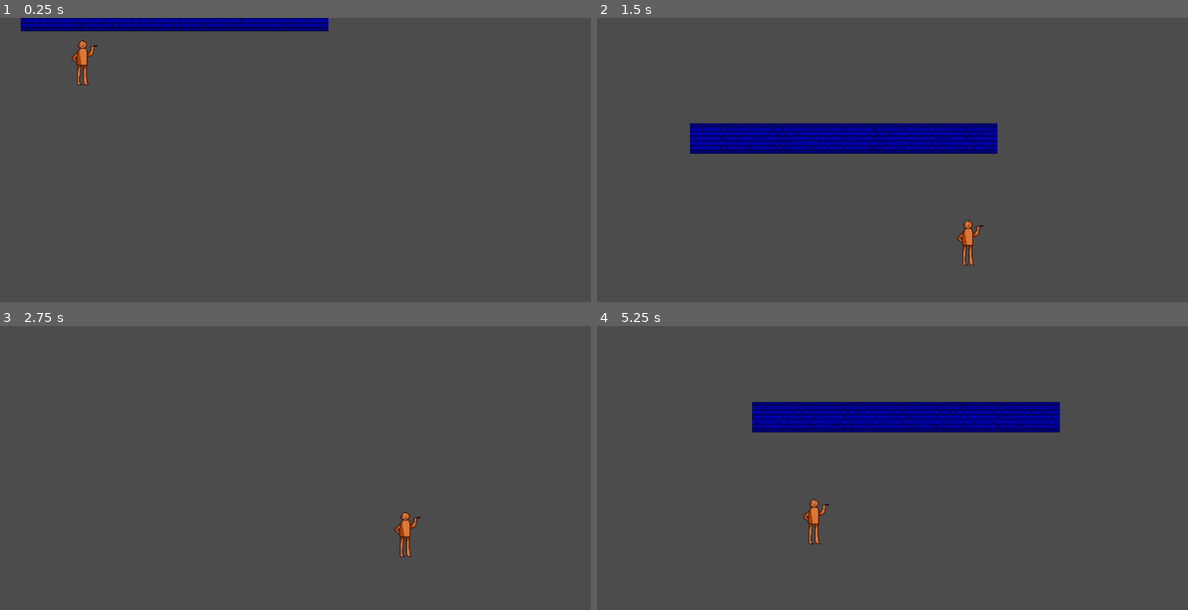
Above: before the commit, frames 1-4 (two rows, left to right).
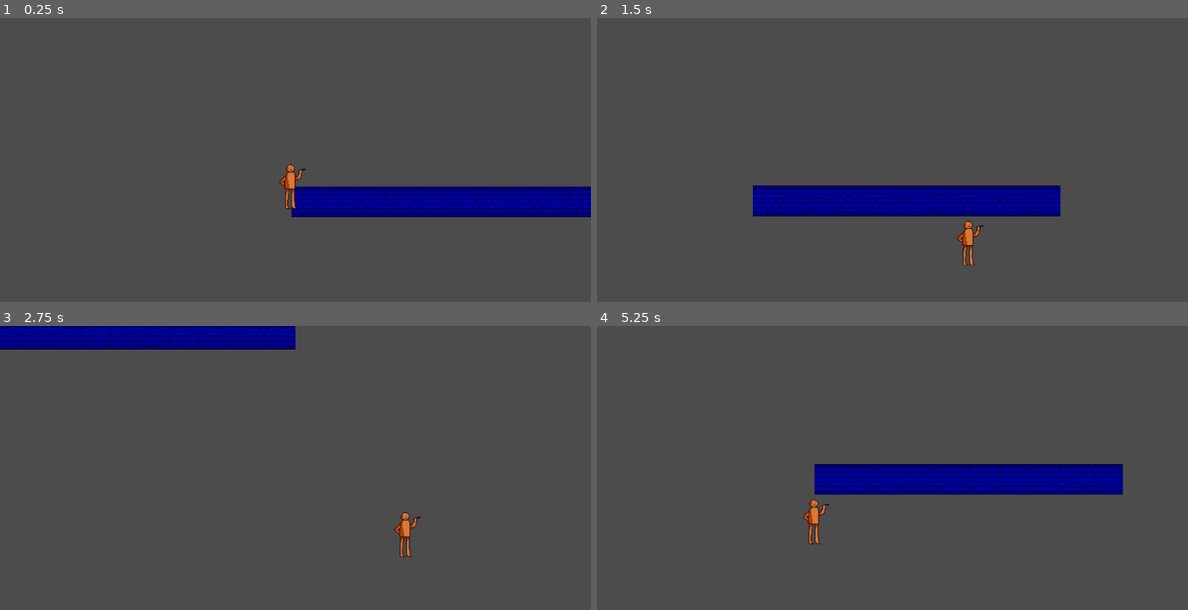
Above: after the commit, the same moments.

Repository: jt14s/MaidenHearts
Game: Godot game, scene res://scenes/world.tscn
Two runs of this game, one before a commit and one after it. Both use one fixed random seed, a clock stepped at 60 frames per second and the inputs below.
Inputs:
- Up to frame 1 (0.25 s): no input
- Up to frame 2 (1.5 s): hold Right (ui_right) 0.53-1.28 s; hold Down (ui_down) from 1.28 s (still down)
- Up to frame 3 (2.75 s): release Down (ui_down) at 2.03 s; hold Right (ui_right) from 2.03 s (still down)
- Up to frame 4 (5.25 s): release Right (ui_right) at 2.78 s; hold Up (ui_up) 2.78-3.53 s; hold Left (ui_left) 3.53-5.03 s; hold Down (ui_down) from 5.03 s (still down)

The runs differ from the first frame. In frame 1, 8.5% of the frame differs, in the area x 3-100%, y 0-71%; in frame 2, 11%, in the area x 15-79%, y 37-88%; in frame 3, 4.2%; in frame 4, 11%.

Commit message:
changes

Diff:
--- a/Source/scenes/Player.tscn
+++ b/Source/scenes/Player.tscn
@@ -10,7 +10,7 @@
 
 [node name="Player" type="KinematicBody2D"]
 
-position = Vector2( 523.679, 258.045 )
+position = Vector2( 32, 32 )
 input_pickable = false
 collision_layer = 1
 collision_mask = 1
--- a/Source/scenes/world.gd
+++ b/Source/scenes/world.gd
@@ -3,7 +3,7 @@
 onready var player = get_node("Player")
 
 func _ready():
-	player.position = Vector2(130,130)
+	player.position = Vector2(0,0)
 	pass
 
 #func _process(delta):
--- a/Source/scenes/world.tscn
+++ b/Source/scenes/world.tscn
@@ -18,7 +18,7 @@
 
 [node name="Player" parent="." index="1" instance=ExtResource( 3 )]
 
-position = Vector2( 1757.38, 1113.04 )
+position = Vector2( 32, 32 )
 scale = Vector2( 1.43571, 1.46472 )
 z_index = 1
 _sections_unfolded = [ "Z Index" ]
@@ -42,3 +42,7 @@
 occluder_light_mask = 1
 format = 1
 tile_data = PoolIntArray( 0, 1, 0, 1, 2, 0, 2, 4, 0, 3, 3, 0, 4, 1, 0, 5, 2, 0, 6, 3, 0, 7, 1, 0, 8, 4, 0, 9, 3, 0 )
+_sections_unfolded = [ "Cell" ]
+__meta__ = {
+"_edit_lock_": true
+}
